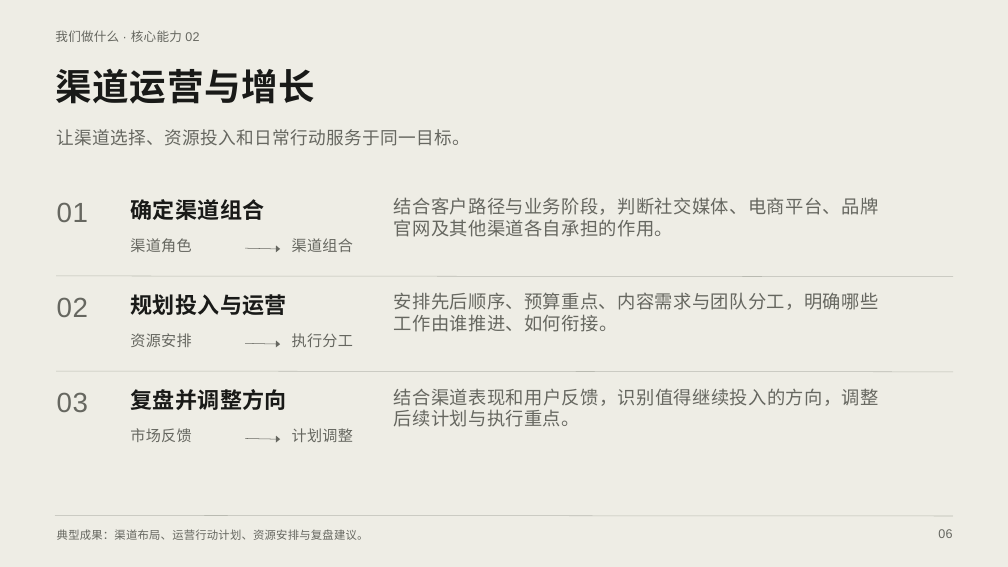
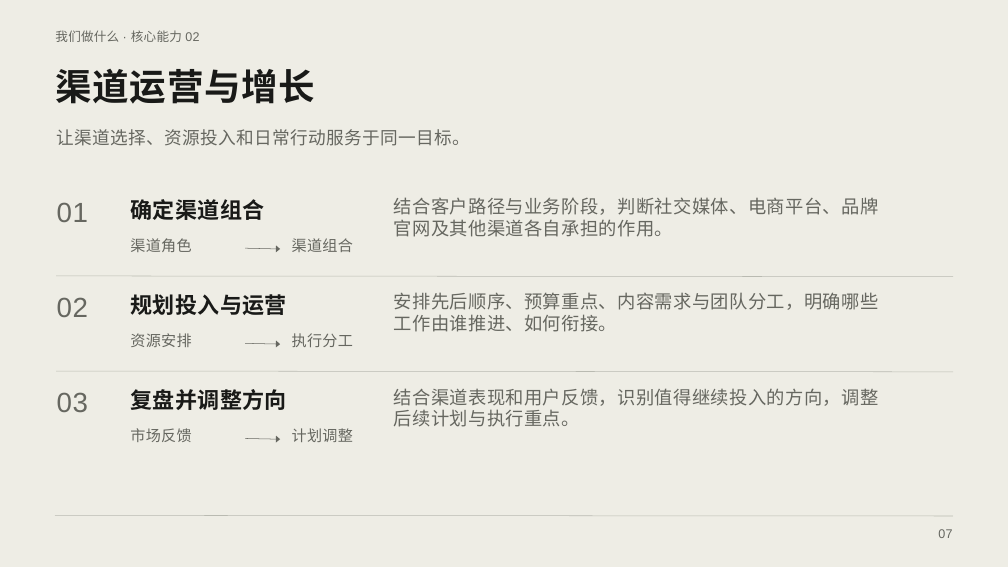
Before and after one commit to Outrise-development/outrise-ontology, a slide deck: slide 7 of docs/presentations/outrise-company-introduction/output/Outrise-Company-Introduction-Canva.pptx (slide 6 before the commit). Drawn at 1008x567 pixels with LibreOffice and Linux fonts; fonts in the diff are those of the drawing. Boxes give left, top, right and bottom in pixels: in the first picture for what was removed or moved away, otherwise in the second. Text is boxed around its words. In the diff, an @@ line names an element or a change of style, - is before the commit and + after.

```diff
--- a/docs/presentations/outrise-company-introduction/output/Outrise-Company-Introduction-Canva.pptx
+++ b/docs/presentations/outrise-company-introduction/output/Outrise-Company-Introduction-Canva.pptx
@@ text removed at [57,529,369,540] @@
-典型成果：渠道布局、运营行动计划、资源安排与复盘建议。
@@ text removed at [938,529,952,538] @@
-06
@@ text added at [938,529,952,538], 18 pt, text #666760 @@
+07
```
Also in this commit, not shown: 15 other slides changed, 1 slide added, 7 other files.
